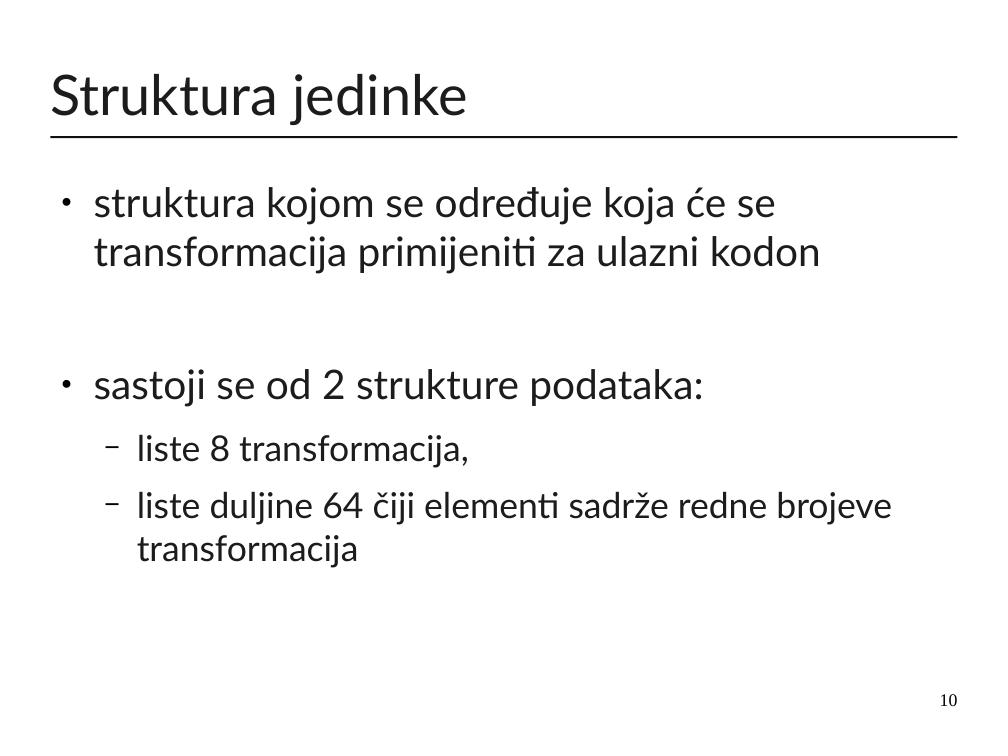
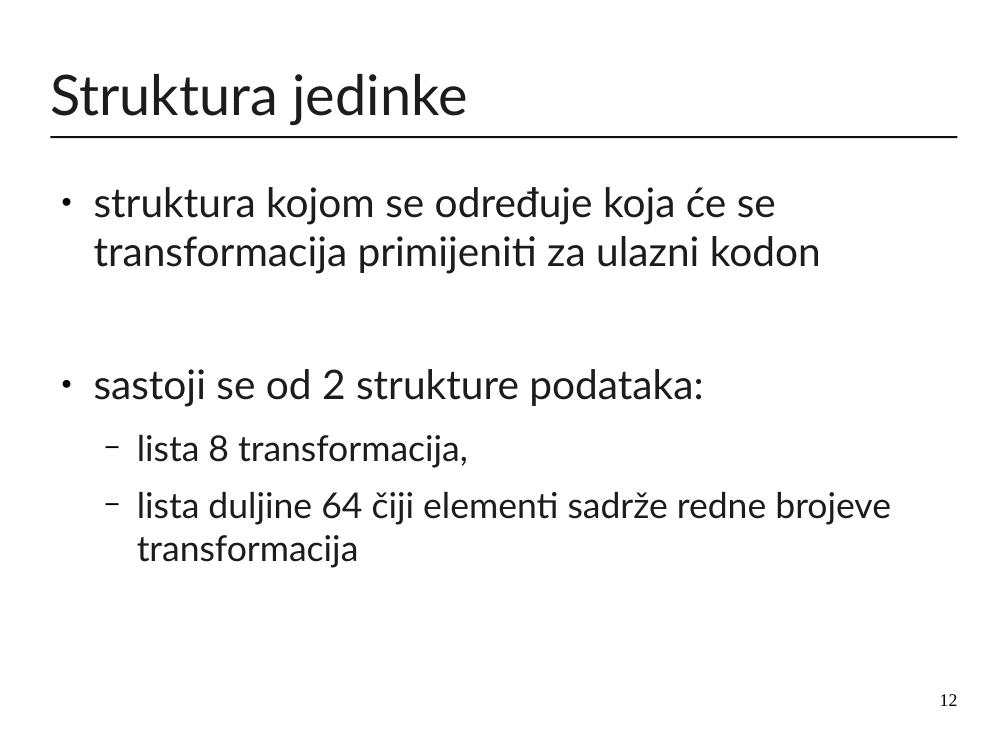
Before and after one commit to mirjamsk/DNAdrivenIFS, a slide deck: slide 12 of CD_bundle/prezentacija.odp (slide 10 before the commit). Drawn at 1008x756 pixels with LibreOffice and Linux fonts; fonts in the diff are those of the drawing. Boxes give left, top, right and bottom in pixels: in the first picture for what was removed or moved away, otherwise in the second. Text is boxed around its words. In the diff, an @@ line names an element or a change of style, - is before the commit and + after.

```diff
--- a/CD_bundle/prezentacija.odp
+++ b/CD_bundle/prezentacija.odp
@@ text at (137, 434, 891, 568): text changed @@
-  − liste 8 transformacija,
-  − liste duljine 64 čiji elementi sadrže redne brojeve transformacija
+  − lista 8 transformacija,
+  − lista duljine 64 čiji elementi sadrže redne brojeve transformacija
@@ page number at (940, 694, 958, 706): text changed @@
-10
+12
```
Also in this commit, not shown: 4 other slides changed, 4 slides added, 1 other file.
